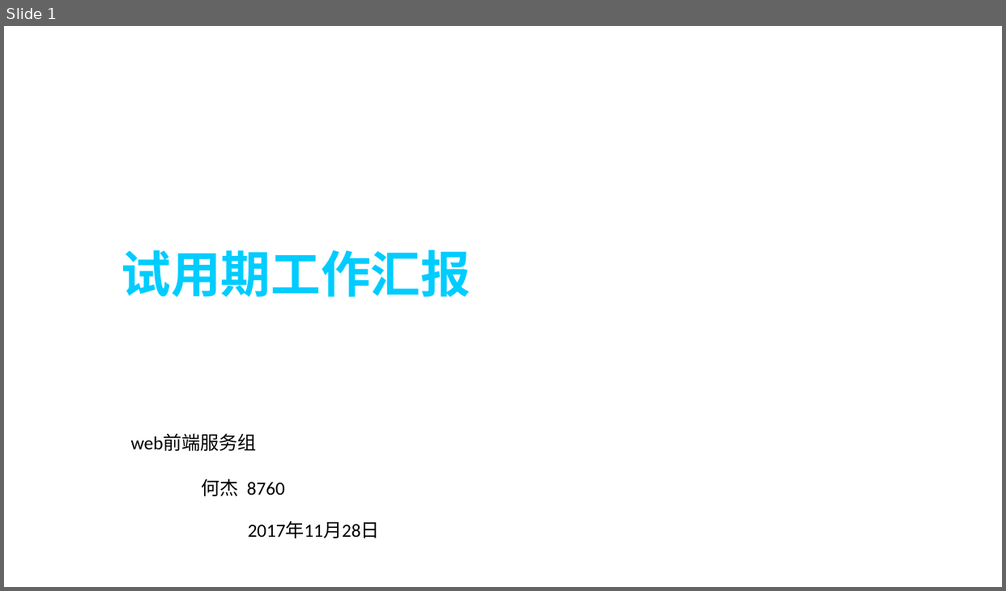
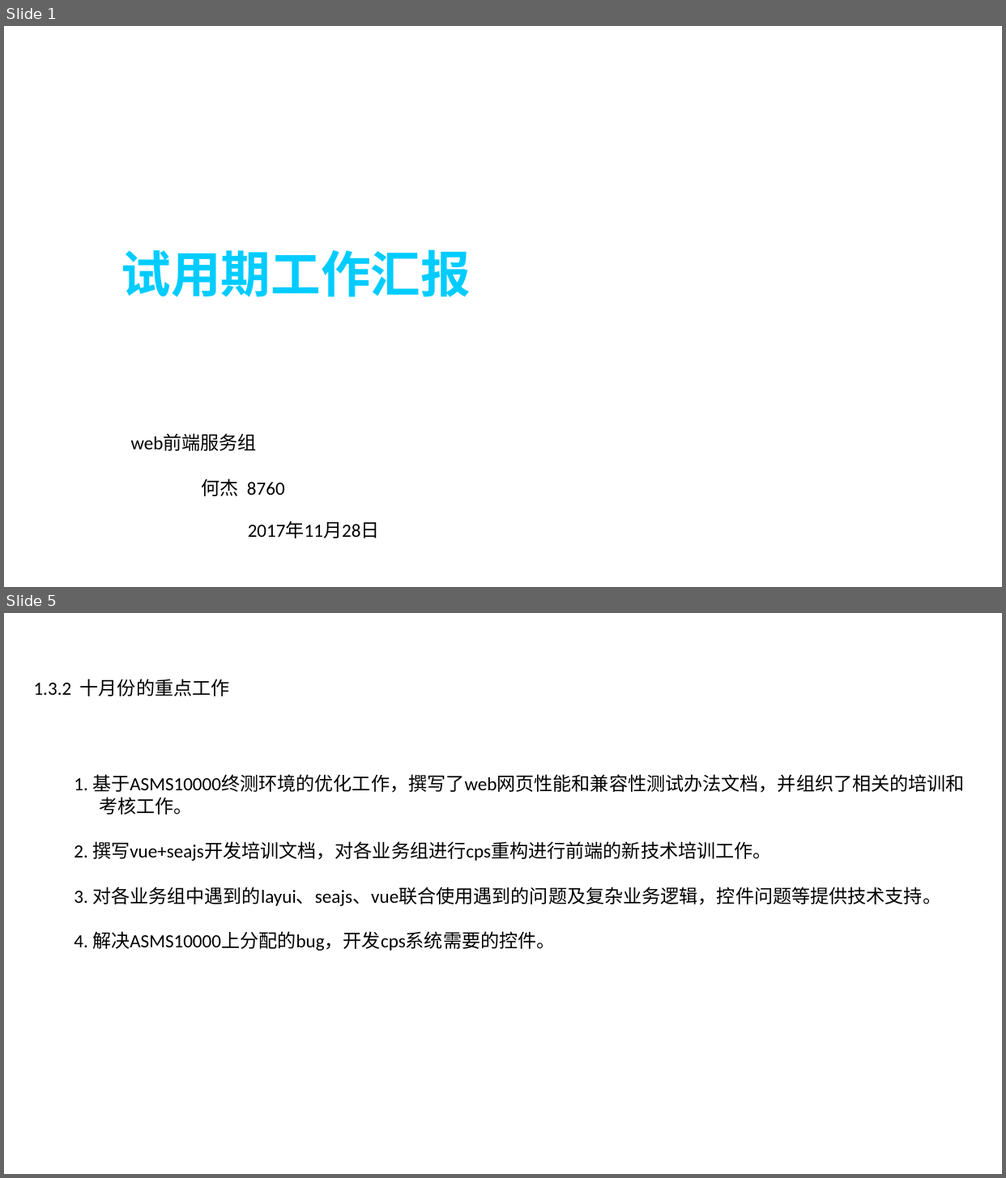
Before and after one commit to hiliny/lessonProject, a slide deck: documents/工作汇报.pptx. Shown one above the other, each under a label of ours: slide 1 before the commit, slides 1 and 5 after it; the slides between them are not shown. The pictures are 1006x591 and 1006x1178 pixels, drawn with LibreOffice and Linux fonts; fonts in the diff are those of the drawing; background and template pictures are left out. Boxes give left, top, right and bottom in pixels: in the first picture for what was removed or moved away, otherwise in the second. Text is boxed around its words. In the diff, an @@ line names an element or a change of style, - is before the commit and + after.

```diff
--- a/documents/工作汇报.pptx
+++ b/documents/工作汇报.pptx
@@ slide 5 added at <box>4,613,1002,1174</box>, background picture (left out) @@
@@ text added at <box>34,679,230,696</box>, 18 pt, text #000000 @@
+1.3.2 十月份的重点工作
@@ text added at <box>74,774,965,951</box>, 18 pt, text #000000 @@
+1. 基于ASMS10000终测环境的优化工作，撰写了web网页性能和兼容性测试办法文档，并组织了相关的培训和 考核工作。
+2. 撰写vue+seajs开发培训文档，对各业务组进行cps重构进行前端的新技术培训工作。
+3. 对各业务组中遇到的layui、seajs、vue联合使用遇到的问题及复杂业务逻辑，控件问题等提供技术支持。
+4. 解决ASMS10000上分配的bug，开发cps系统需要的控件。
```
Also in this commit, not shown: 9 other slides added, 6 slides removed.
